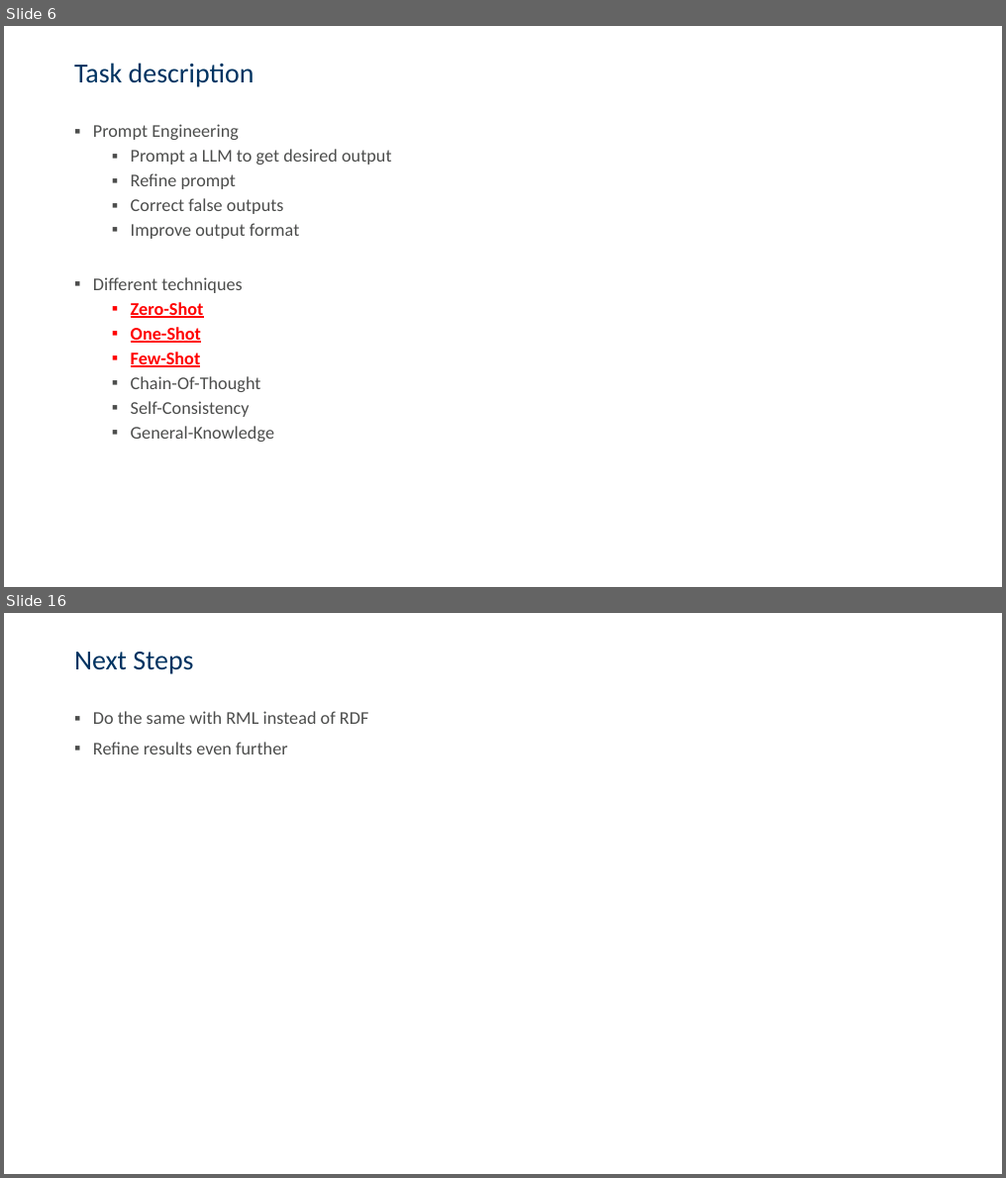
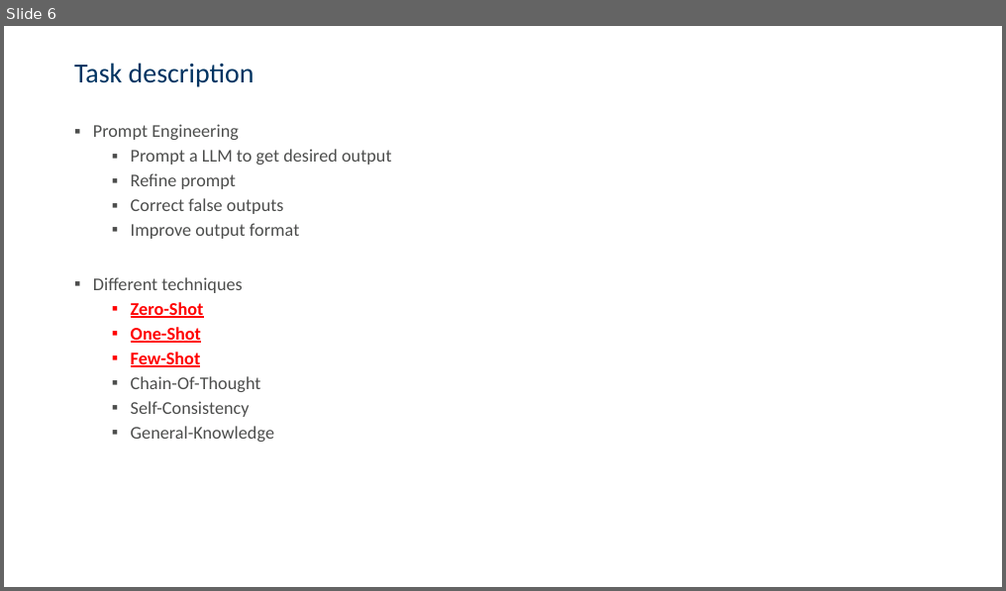
Before and after one commit to csaw5866/smartData, a slide deck: Presentation/final.pptx. Shown one above the other, each under a label of ours: slides 6 and 16 before the commit, slide 6 after it; the slides between them are not shown. The pictures are 1006x1178 and 1006x591 pixels, drawn with LibreOffice and Linux fonts; fonts in the diff are those of the drawing; background and template pictures are left out. Boxes give left, top, right and bottom in pixels: in the first picture for what was removed or moved away, otherwise in the second. Text is boxed around its words. In the diff, an @@ line names an element or a change of style, - is before the commit and + after.

```diff
--- a/Presentation/final.pptx
+++ b/Presentation/final.pptx
@@ slide 16 removed at <box>4,613,1002,1174</box>, background picture (left out) @@
@@ title removed at <box>74,652,193,674</box> @@
-Next Steps
@@ text removed at <box>93,711,368,755</box> @@
-▪ Do the same with RML instead of RDF
-▪ Refine results even further
```
Also in this commit, not shown: 3 slides changed, 1 slide added, 8 other slides removed.
